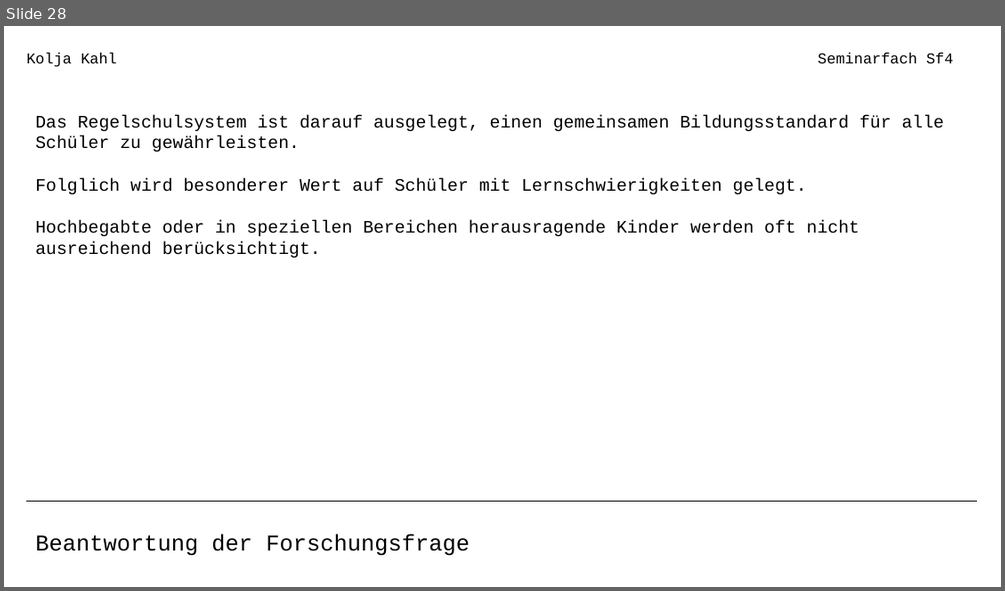
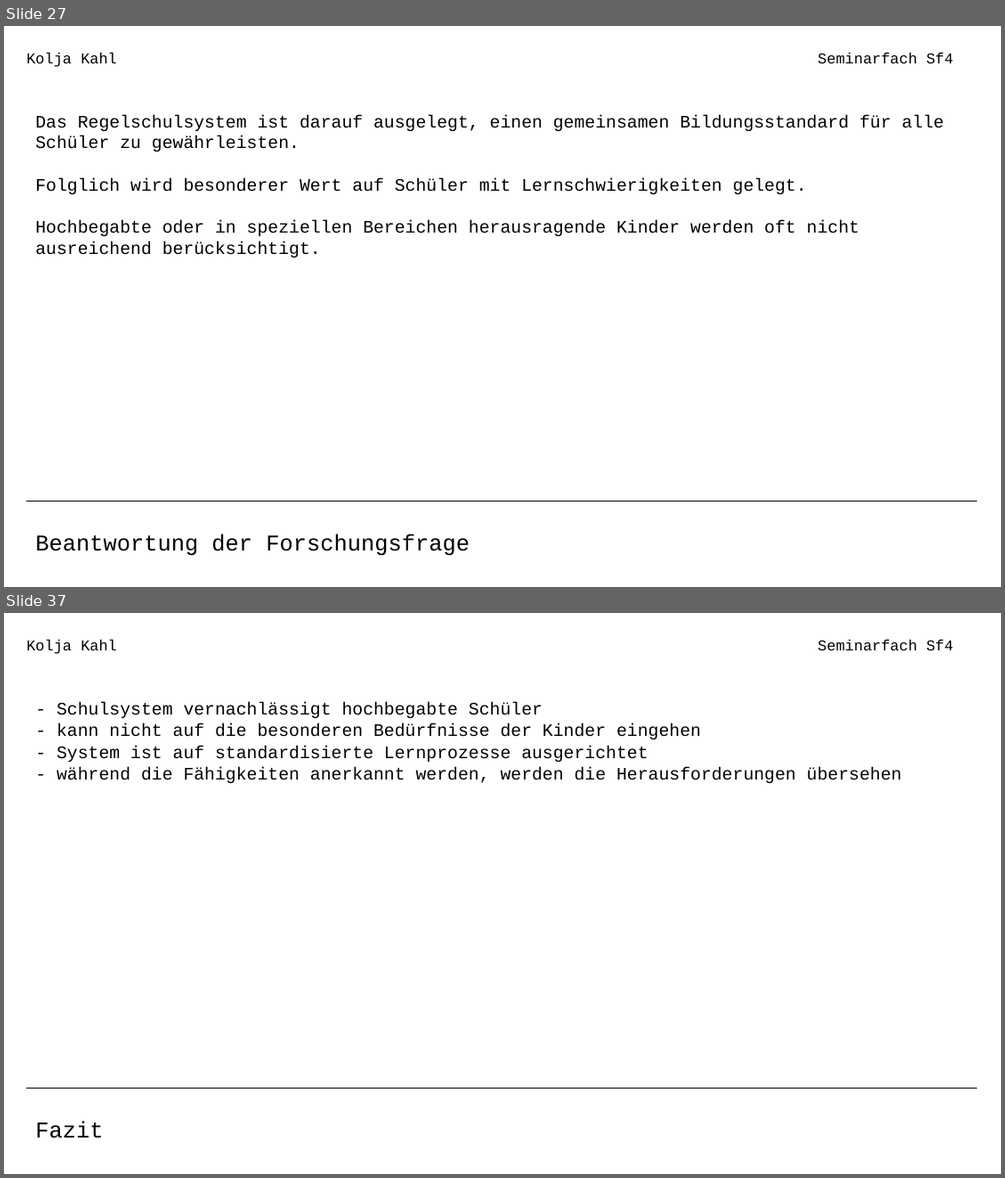
Before and after one commit to coasterkolja/obsidian-vault, a slide deck: 900 Assets/Seminarfach Präsentation.odp. Shown one above the other, each under a label of ours: slide 28 before the commit, slides 27 and 37 after it; the slides between them are not shown. The pictures are 1005x591 and 1005x1178 pixels, drawn with LibreOffice and Linux fonts; fonts in the diff are those of the drawing. Boxes give left, top, right and bottom in pixels: in the first picture for what was removed or moved away, otherwise in the second. Text is boxed around its words. In the diff, an @@ line names an element or a change of style, - is before the commit and + after.

```diff
--- a/900 Assets/Seminarfach Präsentation.odp
+++ b/900 Assets/Seminarfach Präsentation.odp
@@ slide 37 added at box(4, 613, 1001, 1174), background #FFFFFF @@
@@ text added at box(26, 639, 117, 654), 12 pt, text #000000 @@
+Kolja Kahl
@@ text added at box(817, 639, 953, 650), 12 pt, text #000000 @@
+Seminarfach Sf4
@@ text added at box(57, 702, 902, 783), 14 pt, text #000000 @@
+- Schulsystem vernachlässigt hochbegabte Schüler
+- kann nicht auf die besonderen Bedürfnisse der Kinder eingehen
+- System ist auf standardisierte Lernprozesse ausgerichtet
+- während die Fähigkeiten anerkannt werden, werden die Herausforderungen übersehen
@@ line added from (26, 1088) to (977, 1088), #000000 0 pt @@
@@ text added at box(35, 1120, 103, 1138), 18 pt, text #000000 @@
+Fazit
@@ what was slide 28 is now slide 27 @@
```
Also in this commit, not shown: 7 slides changed, 12 other slides added, 1 slide removed, 2 other files.
